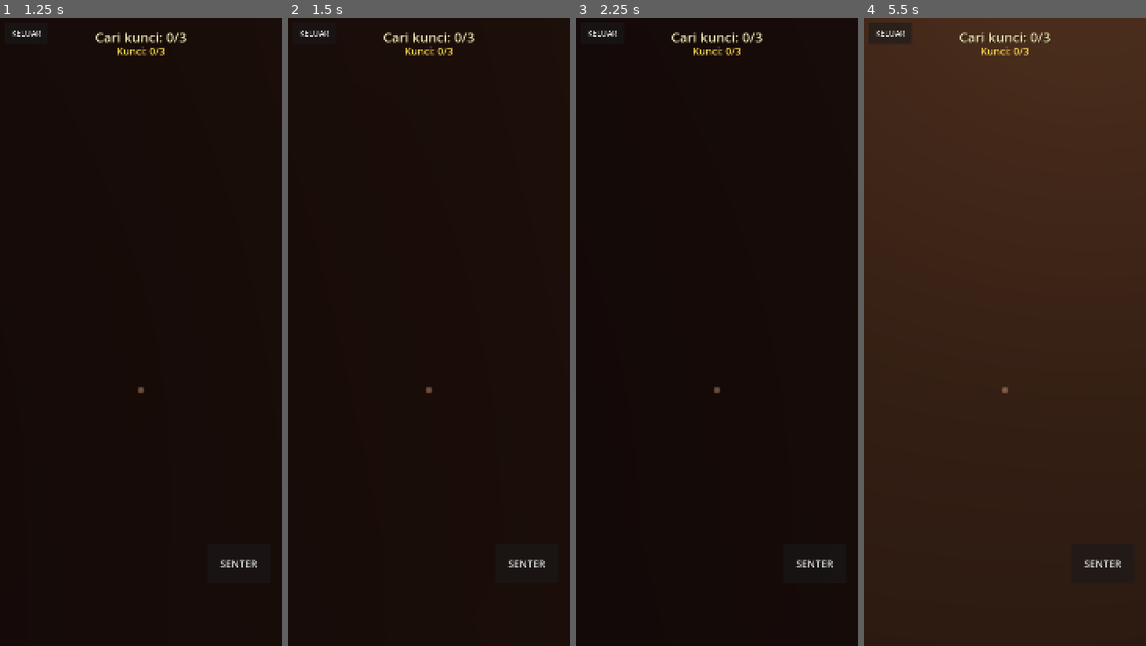
Above: before the commit, frames 1-4 (left to right).
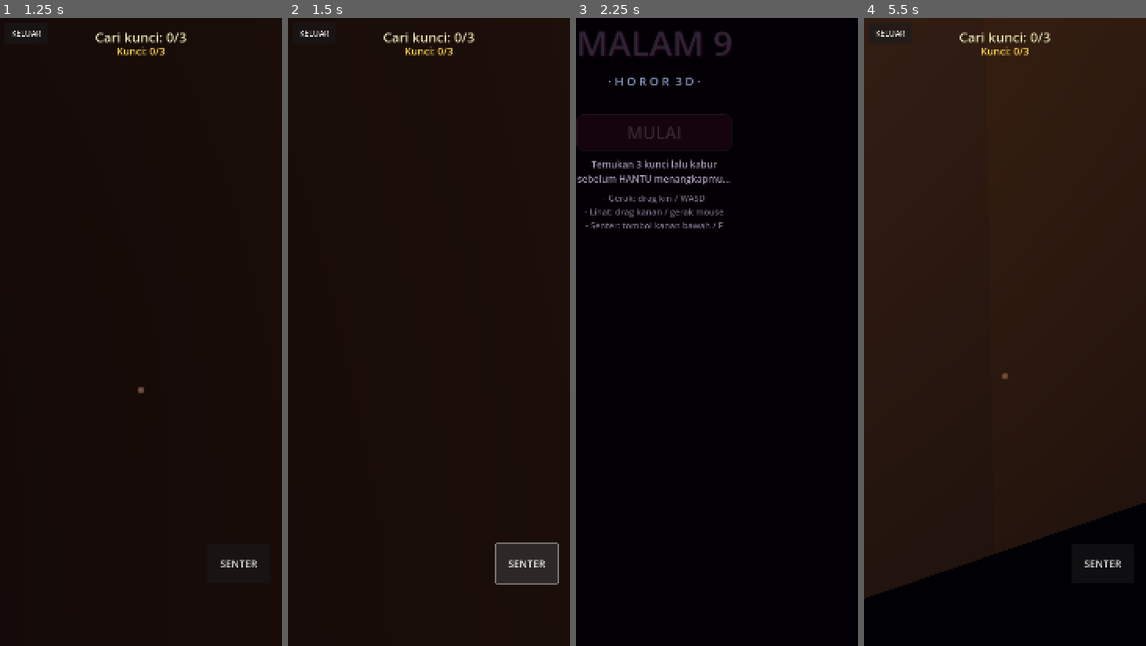
Above: after the commit, the same moments.

Repository: Kyyyu/malam9-horror
Game: Godot game, scene res://scenes/Main.tscn
Same seed, same stepped clock (60 frames per second), same inputs: the game is played once before the commit and once after it.
Inputs (mouse positions are in pixels of both pictures, inside the frame that each line leads up to):
- Up to frame 1 (1.25 s): click "MULAI" at 0.5 s
- Up to frame 2 (1.5 s): click "SENTER" at 1.25 s
- Up to frame 3 (2.25 s): click "KELUAR" at 2 s
- Up to frame 4 (5.5 s): click (942, 131) at 2.75 s, where only the run after the commit has a clickable "MULAI"; move the mouse to (1067, 300) at 3.52 s; hold D (move_right) 3.53-4.25 s; click (1067, 300) at 3.67 s; drag from (948, 363) to (990, 457) at 4.27 s; move the mouse to (1033, 193) at 5.02 s; hold D (move_right) from 5.03 s (still down); click (1033, 193) at 5.17 s

Frame 1 is identical in both runs. In frame 2, 0.2% of the frame differs, in the area x 48-97%, y 58-91%; in frame 3, 3.0%; in frame 4, 15%, in the area x 0-100%, y 0-100%.

Commit message:
Fix: HUD mouse_filter STOP memakan semua sentuhan, joystick tidak berfungsi di Android. Juga: furniture tidak lagi menutup jalur pintu/kunci

Diff:
--- a/project.godot
+++ b/project.godot
@@ -10,7 +10,7 @@
 run/main_scene="res://scenes/Main.tscn"
 config/features=PackedStringArray("4.4", "Mobile")
 config/icon="res://icon.svg"
-config/version="1.0.0"
+config/version="1.0.1"
 
 [display]
 
--- a/scripts/game.gd
+++ b/scripts/game.gd
@@ -7,6 +7,7 @@
 
 const TILE := 2.0
 const WALL_H := 3.2
+const DIRS4: Array[Vector2i] = [Vector2i(1, 0), Vector2i(-1, 0), Vector2i(0, 1), Vector2i(0, -1)]
 
 const MAP := [
 	"#################",
@@ -168,7 +169,7 @@
 	var candidates: Array[Vector2i] = []
 	for c in open_cells:
 		var nc := _wall_neighbors(c, open_cells)
-		if nc >= 2 and not _is_special(c):
+		if nc >= 2 and not _is_special(c) and not _is_adjacent_special(c):
 			candidates.append(c)
 	candidates.shuffle()
 	var count := mini(candidates.size(), 12)
@@ -198,6 +199,14 @@
 	for k in [[13, 3], [9, 7], [13, 9]]:
 		if Vector2i(k[0], k[1]) == c:
 			return true
+	return false
+
+func _is_adjacent_special(c: Vector2i) -> bool:
+	for off in [Vector2i(1, 0), Vector2i(-1, 0), Vector2i(0, 1), Vector2i(0, -1)]:
+		var n: Vector2i = c + off
+		if n.x >= 0 and n.y >= 0 and n.y < MAP.size() and n.x < MAP[n.y].length():
+			if _is_special(n):
+				return true
 	return false
 
 func _wall_neighbors(c: Vector2i, open_cells: Array[Vector2i]) -> int:
@@ -400,10 +409,12 @@
 
 	var root := Control.new()
 	root.set_anchors_preset(Control.PRESET_FULL_RECT)
+	root.mouse_filter = Control.MOUSE_FILTER_IGNORE
 	layer.add_child(root)
 
 	objective = Label.new()
 	objective.text = "Cari kunci: 0/%d" % keys_total
+	objective.mouse_filter = Control.MOUSE_FILTER_IGNORE
 	objective.horizontal_alignment = HORIZONTAL_ALIGNMENT_CENTER
 	objective.set_anchors_preset(Control.PRESET_TOP_WIDE)
 	objective.offset_top = 24
@@ -415,6 +426,7 @@
 
 	key_label = Label.new()
 	key_label.text = "Kunci: 0/%d" % keys_total
+	key_label.mouse_filter = Control.MOUSE_FILTER_IGNORE
 	key_label.horizontal_alignment = HORIZONTAL_ALIGNMENT_CENTER
 	key_label.set_anchors_preset(Control.PRESET_TOP_WIDE)
 	key_label.offset_top = 66
@@ -423,6 +435,7 @@
 	root.add_child(key_label)
 
 	hint = Label.new()
+	hint.mouse_filter = Control.MOUSE_FILTER_IGNORE
 	hint.set_anchors_preset(Control.PRESET_CENTER_BOTTOM)
 	hint.offset_bottom = -60
 	hint.offset_top = -110
@@ -463,6 +476,7 @@
 
 	vignette = TextureRect.new()
 	vignette.set_anchors_preset(Control.PRESET_FULL_RECT)
+	vignette.mouse_filter = Control.MOUSE_FILTER_IGNORE
 	vignette.stretch_mode = TextureRect.STRETCH_KEEP_ASPECT_COVERED
 	var gd := Gradient.new()
 	gd.set_color(0, Color(0, 0, 0, 0))
Not shown, changed: export_presets.cfg
